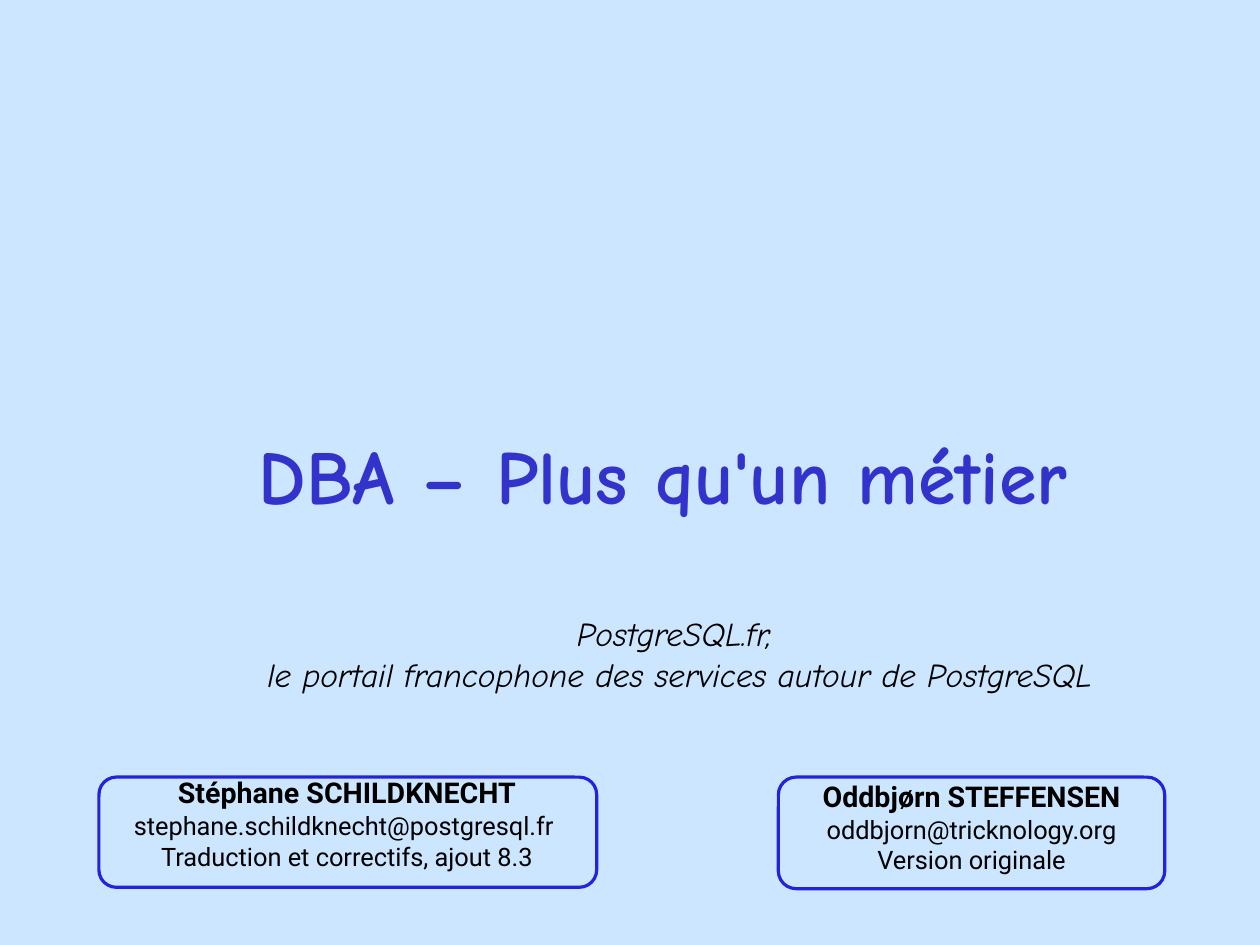
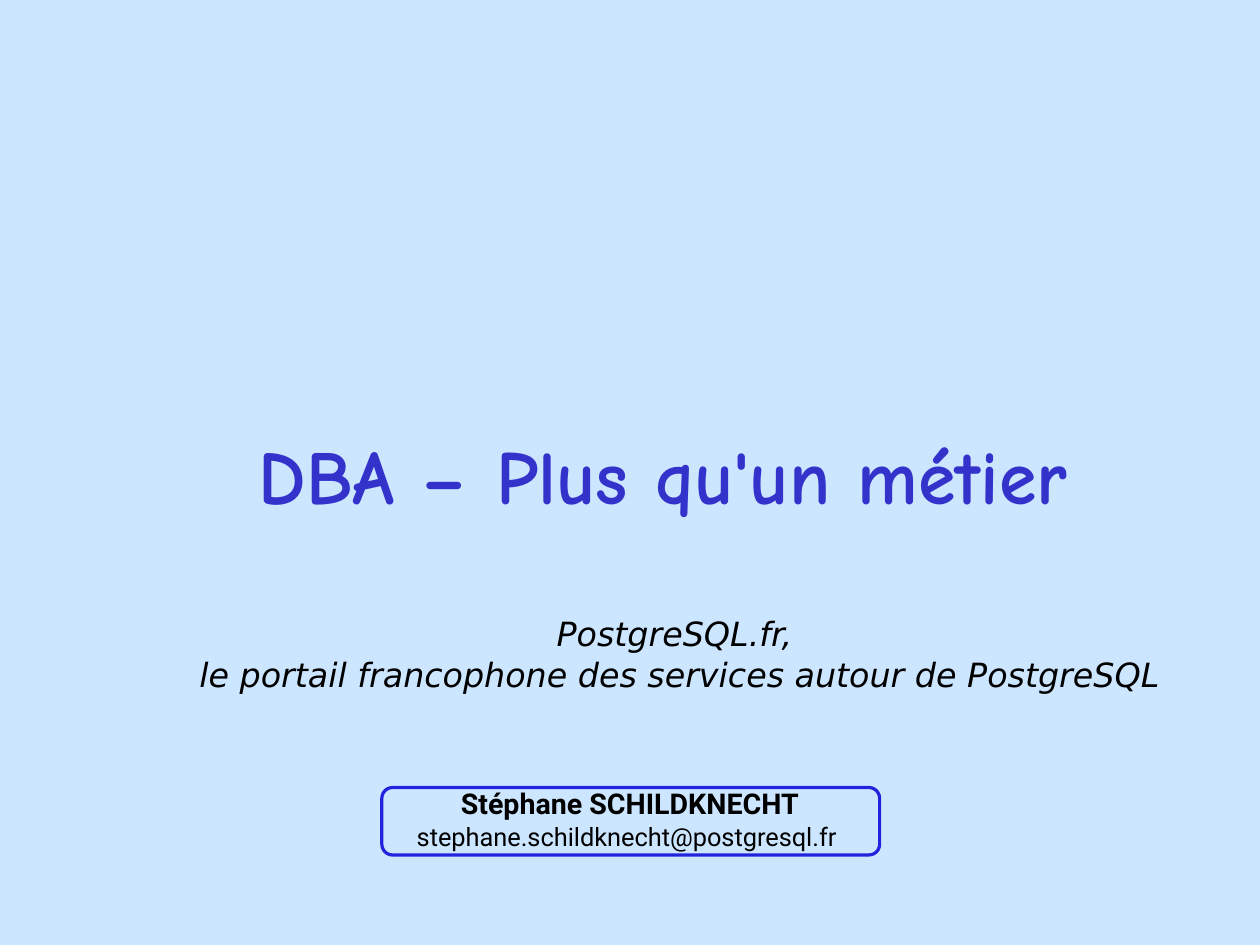
Before and after one commit to postgresqlfr/pgfr_materials, a slide deck: slide 1 of advocacy/trunk/confs/Nancy_2008/dba.odp. Drawn at 1260x945 pixels with LibreOffice and Linux fonts; fonts in the diff are those of the drawing; background and template pictures are left out. Boxes give left, top, right and bottom in pixels: in the first picture for what was removed or moved away, otherwise in the second. Text is boxed around its words. In the diff, an @@ line names an element or a change of style, - is before the commit and + after.

```diff
--- a/advocacy/trunk/confs/Nancy_2008/dba.odp
+++ b/advocacy/trunk/confs/Nancy_2008/dba.odp
@@ text "PostgreSQL.fr,": place and size @@
-text "PostgreSQL.fr," at box(267, 623, 1092, 694)
+text "PostgreSQL.fr," at box(199, 620, 1159, 694)
@@ text "PostgreSQL.fr," at box(199, 620, 1159, 694): font Comic Neue to DejaVu Sans @@
@@ rounded rectangle removed at box(779, 777, 1165, 890) @@
@@ text "Stéphane SCHILDKNECHT": place and size @@
-text "Stéphane SCHILDKNECHT" at box(134, 777, 554, 872)
+text "Stéphane SCHILDKNECHT" at box(417, 787, 837, 852)
@@ rounded rectangle: place and size @@
-rounded rectangle at box(99, 777, 598, 887)
+rounded rectangle at box(382, 788, 880, 855)
@@ rounded rectangle removed at box(780, 781, 1164, 886) @@
-Oddbjørn STEFFENSEN
-oddbjorn@tricknology.org
-Version originale
@@ text at box(161, 846, 532, 872): paragraph removed @@
-Traduction et correctifs, ajout 8.3
```
Also in this commit, not shown: 5 other slides changed, 1 other file.
